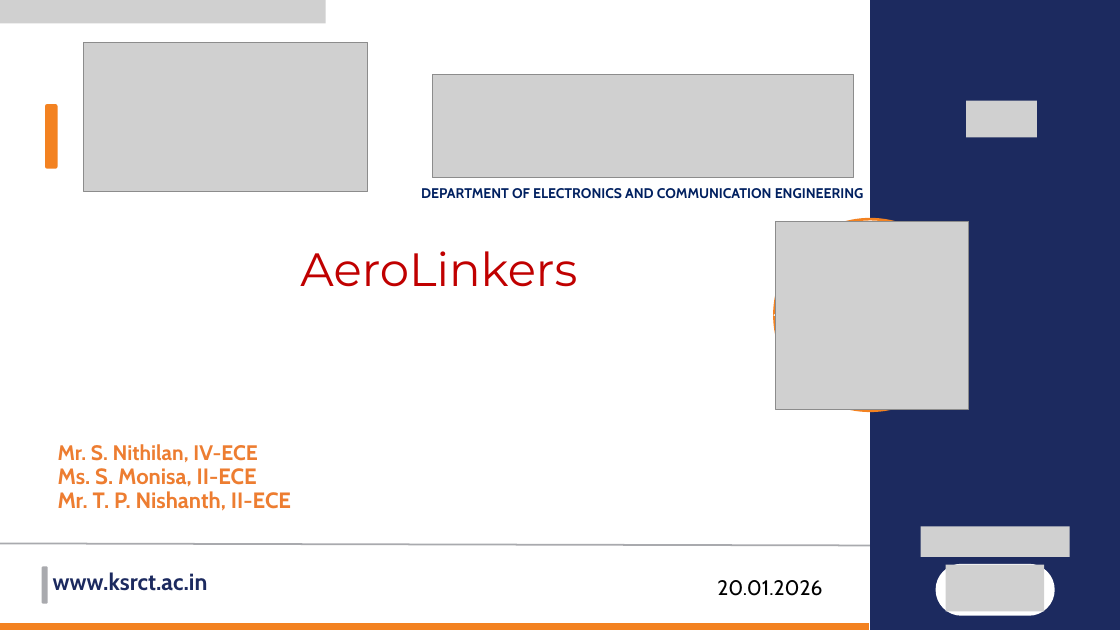
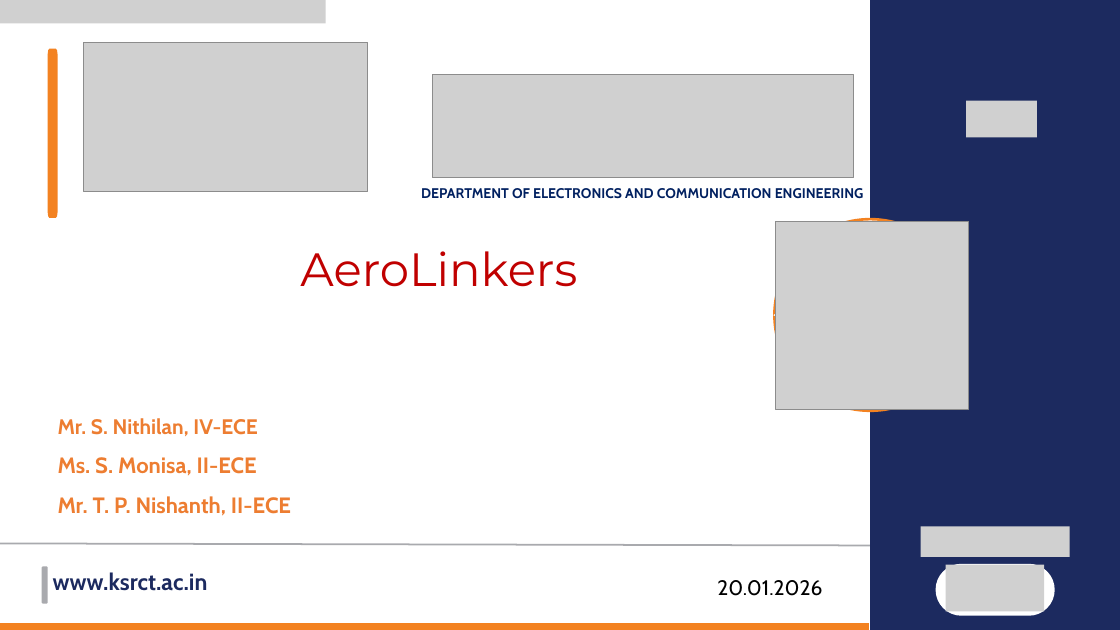
Before and after one commit to nithilan0710/aerolinkers, a slide deck: slide 1 of KSRCT_AeroLinkers_20 Jan 2026.pptx. Drawn at 1120x630 pixels with LibreOffice and Linux fonts; fonts in the diff are those of the drawing; grey boxes stand for pictures. Boxes give left, top, right and bottom in pixels: in the first picture for what was removed or moved away, otherwise in the second. Text is boxed around its words. In the diff, an @@ line names an element or a change of style, - is before the commit and + after.

```diff
--- a/KSRCT_AeroLinkers_20 Jan 2026.pptx
+++ b/KSRCT_AeroLinkers_20 Jan 2026.pptx
@@ freeform shape: place and size @@
-freeform shape at bbox=[45, 104, 58, 169]
+freeform shape at bbox=[48, 49, 58, 218]
@@ text "Mr. S. Nithilan, IV-ECE": place and size @@
-text "Mr. S. Nithilan, IV-ECE" at bbox=[58, 444, 291, 511]
+text "Mr. S. Nithilan, IV-ECE" at bbox=[58, 418, 291, 516]
@@ text "Mr. S. Nithilan, IV-ECE" at bbox=[58, 418, 291, 516]: line spacing 20.5pt to 1.5 @@
```
Also in this commit, not shown: 2 other slides changed, 1 other file.
